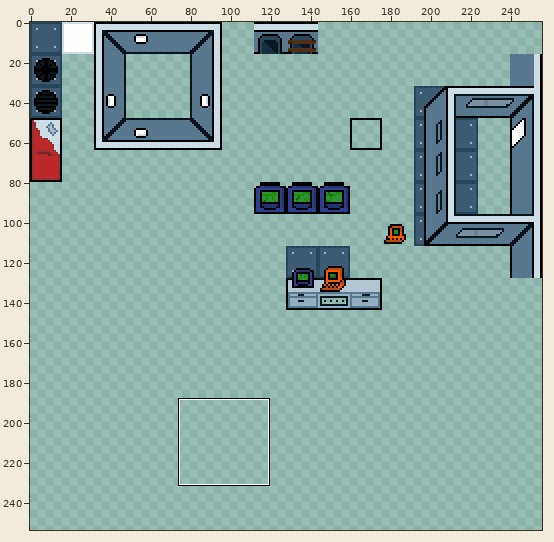
Two states of a pixel-art file, Assets/Aesprite Stuff/Sprite-0002.aseprite. The first picture is a wide view before the edit; the outline marks the close-up.
Close-up. Before:
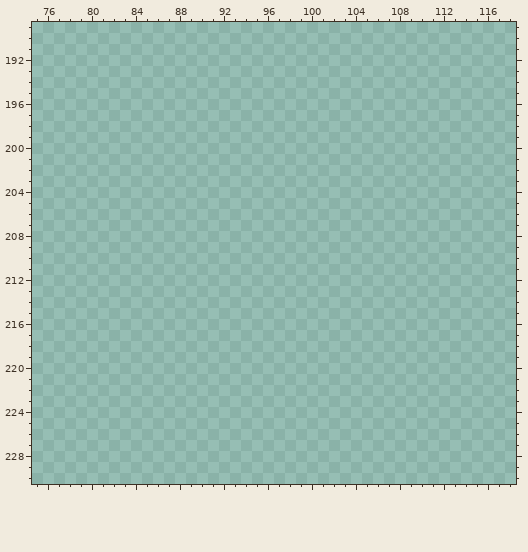
256x256 pixels, 1 frame. Shown: x 75..118, y 189..230. The wide view leaves out empty margins. The commit also changed other parts of the picture, which this record leaves out.
Visible layers, top first: "Shifter Lab", "Layer 1".
Palette (. is transparent): 
The same view after the edit:
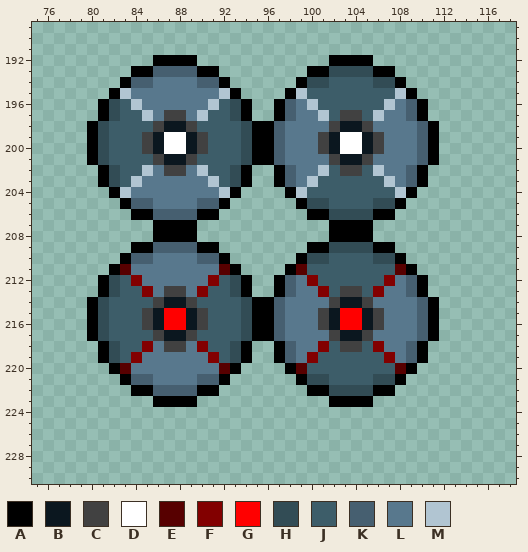
Colours new in this view: A #000000  B #0b171f  C #414141  D #ffffff  E #570000  F #820000  G #ff0000  H #324c55  J #3d5d69fe  K #465f70  L #58788d  M #b1c5d2
Edits made:
Changed rows in their new state; - is an unchanged pixel.
Layer "Shifter Lab":
first column x 80:
192 ------AAAA------------AAAA------
193 ----AAKKKKAA--------AAHHHHAA----
194 ---AKKLLLLKKA------AHHJJJJHHA---
195 --AMLLLLLLLLMA----AMJJJJJJJJMA--
196 -AHJMLLLLLLMJHA--AKLMJJJJJJMLKA-
197 -AHJJMLCCLMJJHA--AKLLMJCCJMLLKA-
198 AHJJJJCBBCJJJJHAAKLLLLCBBCLLLLKA
199 AHJJJCBDDBCJJJHAAKLLLCBDDBCLLLKA
200 AHJJJCBDDBCJJJHAAKLLLCBDDBCLLLKA
201 AHJJJJCBBCJJJJHAAKLLLLCBBCLLLLKA
202 -AHJJMLCCLMJJHA--AKLLMJCCJMLLKA-
203 -AHJMLLLLLLMJHA--AKLMJJJJJJMLKA-
204 --AMLLLLLLLLMA----AMJJJJJJJJMA--
205 ---AKKLLLLKKA------AHHJJJJHHA---
206 ----AAKKKKAA--------AAHHHHAA----
207 ------AAAA------------AAAA------
208 ------AAAA------------AAAA------
209 ----AAKKKKAA--------AAHHHHAA----
210 ---AKKLLLLKKA------AHHJJJJHHA---
211 --AELLLLLLLLEA----AEJJJJJJJJEA--
212 -AHJFLLLLLLFJHA--AKLFJJJJJJFLKA-
213 -AHJJFLCCLFJJHA--AKLLFJCCJFLLKA-
214 AHJJJJCBBCJJJJHAAKLLLLCBBCLLLLKA
215 AHJJJCBGGBCJJJHAAKLLLCBGGBCLLLKA
216 AHJJJCBGGBCJJJHAAKLLLCBGGBCLLLKA
217 AHJJJJCBBCJJJJHAAKLLLLCBBCLLLLKA
218 -AHJJFLCCLFJJHA--AKLLFJCCJFLLKA-
219 -AHJFLLLLLLFJHA--AKLFJJJJJJFLKA-
220 --AELLLLLLLLEA----AEJJJJJJJJEA--
221 ---AKKLLLLKKA------AHHJJJJHHA---
222 ----AAKKKKAA--------AAHHHHAA----
223 ------AAAA------------AAAA------
Pixel boxes of the changes (left, top, right, bottom) in both close-ups:
added: (87, 55, 439, 407)
